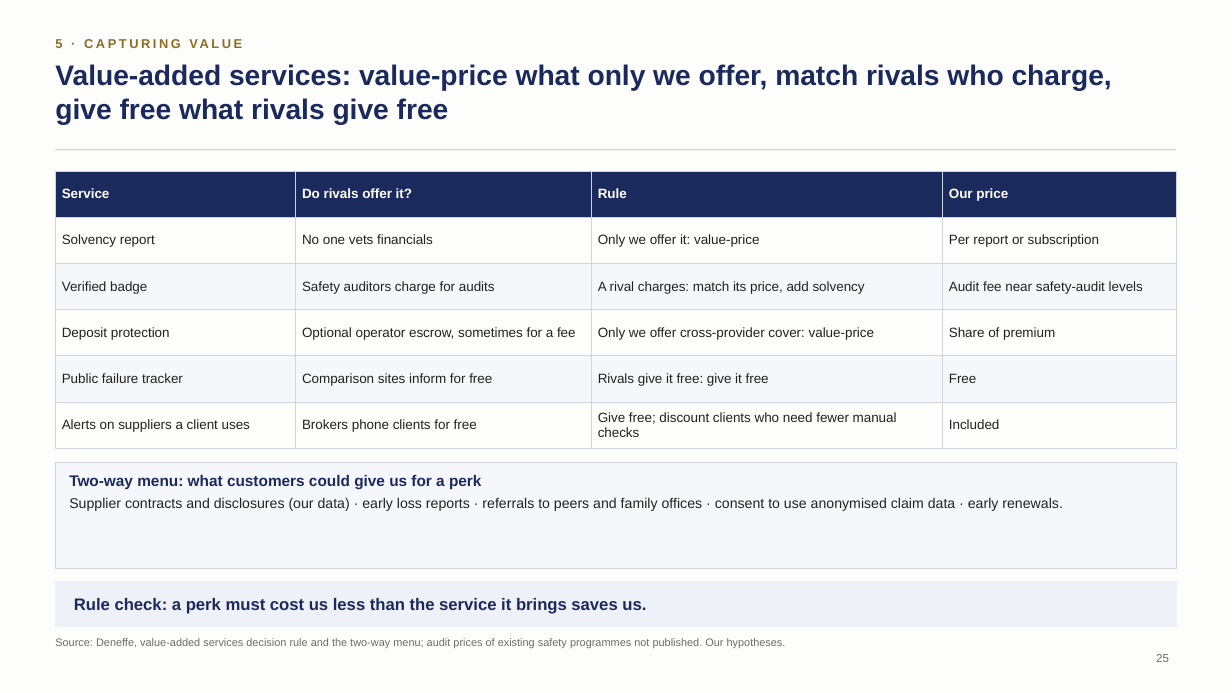
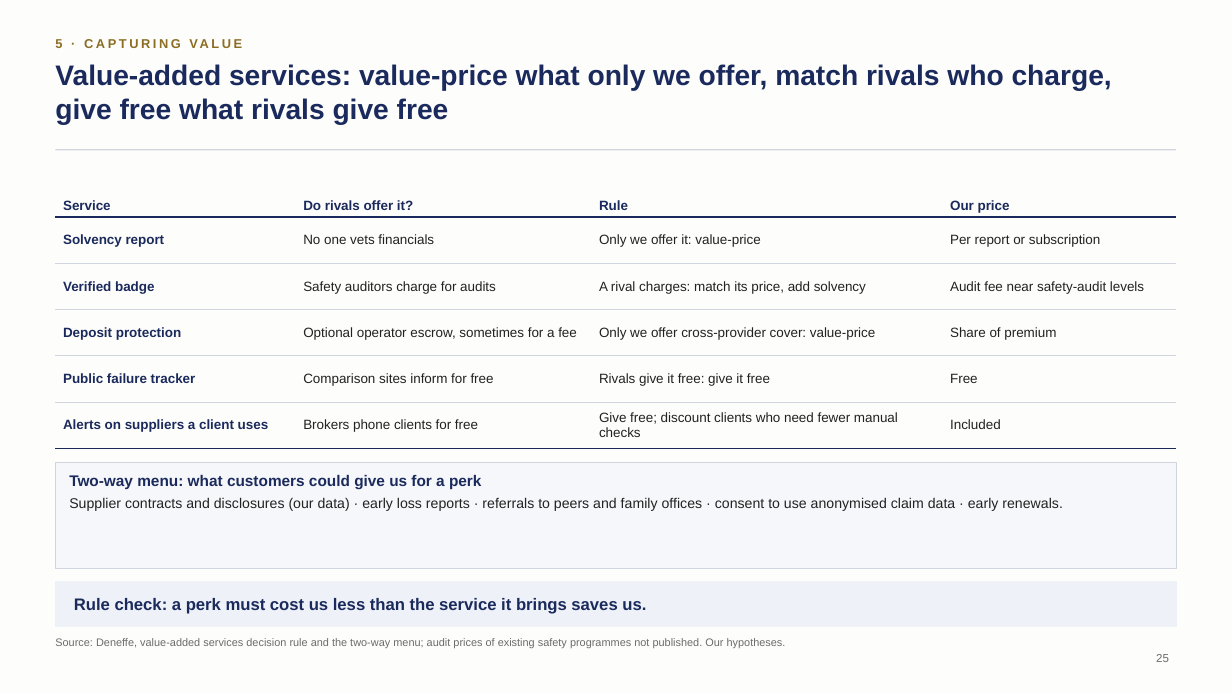
Before and after one commit to algarcalebe-web/legendary-bassoon, a slide deck: slide 25 of deck/Private_Travel_Assurance_Strategy_Deck.pptx. Drawn at 1232x693 pixels with LibreOffice and Linux fonts; fonts in the diff are those of the drawing. Boxes give left, top, right and bottom in pixels: in the first picture for what was removed or moved away, otherwise in the second. Text is boxed around its words. In the diff, an @@ line names an element or a change of style, - is before the commit and + after.

```diff
--- a/deck/Private_Travel_Assurance_Strategy_Deck.pptx
+++ b/deck/Private_Travel_Assurance_Strategy_Deck.pptx
@@ table at (x1=55, y1=171, x2=1177, y2=441) @@
@@ fill #1B2A5C to none in row 1 @@
@@ fill #FDFDFC to none in 12 cells @@
@@ fill #F6F7FA to none in 8 cells @@
@@ text colour #FFFFFF to #1B2A5C in "Service", "Do rivals offer it?", "Rule", "Our price" @@
@@ text colour #222222 to #1B2A5C, bold on in "Solvency report", "Verified badge", "Deposit protection", "Public failure tracker" and 1 more places @@
@@ borders changed @@
```
Also in this commit, not shown: 17 other slides changed, 1 other file.
